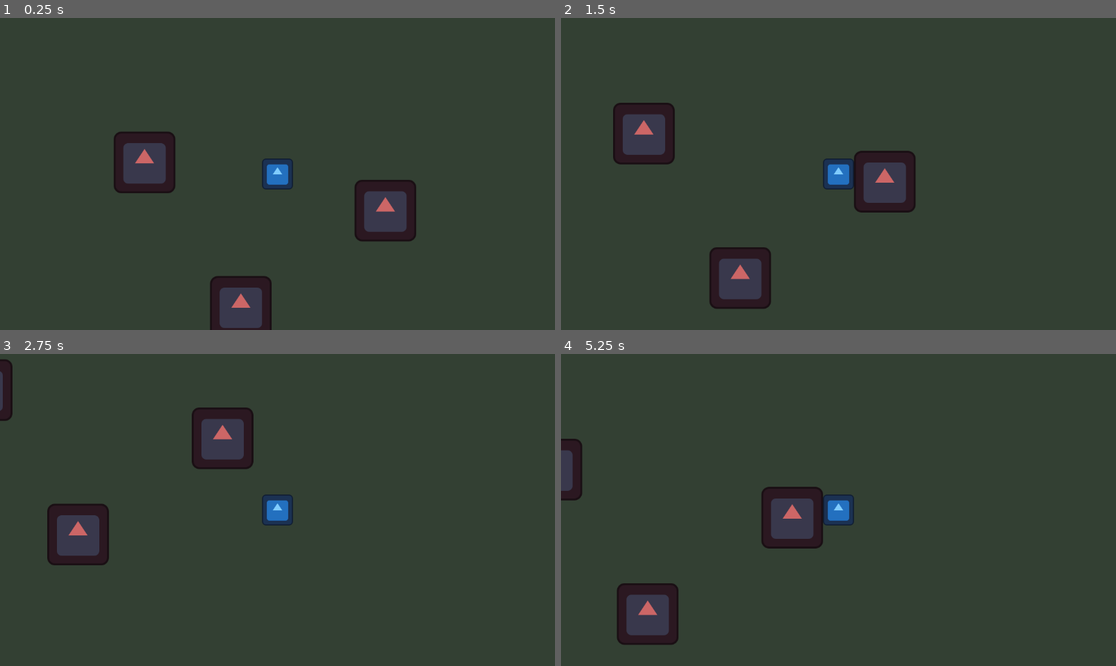
Above: before the commit, frames 1-4 (two rows, left to right).
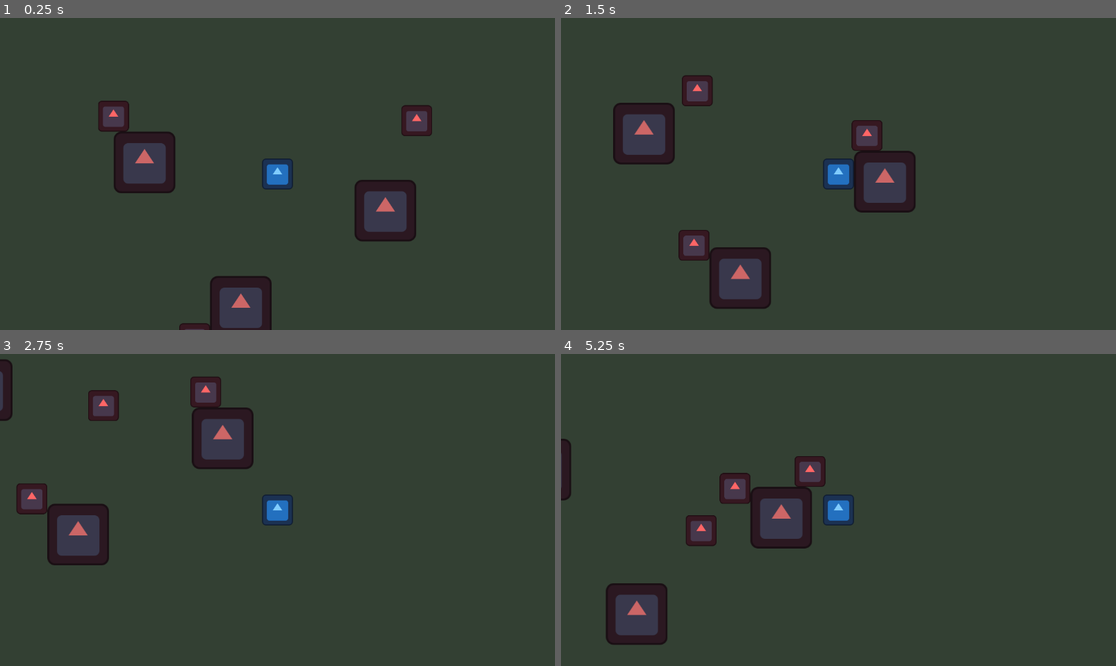
Above: after the commit, the same moments.

Repository: benjamintian2005/temp1
Game: Godot game, scene res://Maps/main.tscn
Two runs of this game, one before a commit and one after it. Both use one fixed random seed, a clock stepped at 60 frames per second and the inputs below. The engine's default icon, where the game draws it, is replaced by a stand-in: a white triangle on a blue panel in a dark square.
Inputs:
- Up to frame 1 (0.25 s): no input
- Up to frame 2 (1.5 s): hold Right (ui_right) 0.53-1.28 s; hold Down (ui_down) from 1.28 s (still down)
- Up to frame 3 (2.75 s): release Down (ui_down) at 2.03 s; hold Right (ui_right) from 2.03 s (still down)
- Up to frame 4 (5.25 s): release Right (ui_right) at 2.78 s; hold Up (ui_up) 2.78-3.53 s; hold Left (ui_left) 3.53-5.03 s; hold Down (ui_down) from 5.03 s (still down)

The runs differ from the first frame. In frame 1, 1.2% of the frame differs, in the area x 17-78%, y 26-100%; in frame 2, 1.6%; in frame 3, 1.6%; in frame 4, 4.9%, in the area x 0-48%, y 27-94%.

Commit message:
enemies v1

Diff:
--- a/Maps/main.tscn
+++ b/Maps/main.tscn
@@ -1,7 +1,8 @@
-[gd_scene load_steps=3 format=3 uid="uid://c5x3l4b6qhej3"]
+[gd_scene load_steps=4 format=3 uid="uid://c5x3l4b6qhej3"]
 
 [ext_resource type="PackedScene" path="res://Objects/player.tscn" id="1_a3xu4"]
 [ext_resource type="Texture2D" path="res://icon.svg" id="2_t45hs"]
+[ext_resource type="PackedScene" path="res://Objects/enemy.tscn" id="3_enemy"]
 
 [sub_resource type="RectangleShape2D" id="RectangleShape2D_yw3ds"]
 size = Vector2(128, 128)
@@ -53,3 +54,14 @@
 
 [node name="CollisionShape2D" type="CollisionShape2D" parent="Obstacles/Obstacle3"]
 shape = SubResource("RectangleShape2D_yw3ds")
+
+[node name="Enemies" type="Node2D" parent="."]
+
+[node name="Enemy1" parent="Enemies" instance=ExtResource("3_enemy")]
+position = Vector2(200, 200)
+
+[node name="Enemy2" parent="Enemies" instance=ExtResource("3_enemy")]
+position = Vector2(900, 200)
+
+[node name="Enemy3" parent="Enemies" instance=ExtResource("3_enemy")]
+position = Vector2(400, 700)
--- /dev/null
+++ b/Objects/enemy.tscn
@@ -0,0 +1,25 @@
+[gd_scene load_steps=5 format=3 uid="uid://b8j6xk2vwm3nn"]
+
+[ext_resource type="Script" path="res://Scripts/enemy.gd" id="1_enemy"]
+[ext_resource type="Texture2D" uid="uid://bl21whtm41hgh" path="res://icon.svg" id="2_enemy"]
+[ext_resource type="Script" path="res://Scripts/follow_player_behavior.gd" id="3_behavior"]
+
+[sub_resource type="RectangleShape2D" id="RectangleShape2D_enemy"]
+size = Vector2(64, 64)
+
+[sub_resource type="Resource" id="Resource_follow"]
+script = ExtResource("3_behavior")
+stop_distance = 10.0
+
+[node name="Enemy" type="CharacterBody2D"]
+script = ExtResource("1_enemy")
+speed = 150.0
+behavior = SubResource("Resource_follow")
+
+[node name="Sprite2D" type="Sprite2D" parent="."]
+modulate = Color(1, 0.4, 0.4, 1)
+scale = Vector2(0.5, 0.5)
+texture = ExtResource("2_enemy")
+
+[node name="CollisionShape2D" type="CollisionShape2D" parent="."]
+shape = SubResource("RectangleShape2D_enemy")
--- a/Objects/player.tscn
+++ b/Objects/player.tscn
@@ -6,7 +6,7 @@
 [sub_resource type="RectangleShape2D" id="RectangleShape2D_1st6g"]
 size = Vector2(64, 64)
 
-[node name="Player" type="CharacterBody2D"]
+[node name="Player" type="CharacterBody2D" groups=["player"]]
 script = ExtResource("1_xt6oh")
 
 [node name="Sprite2D" type="Sprite2D" parent="."]
--- /dev/null
+++ b/Scripts/enemy.gd
@@ -0,0 +1,28 @@
+extends CharacterBody2D
+
+# Movement speed in pixels per second
+@export var speed: float = 150.0
+
+# Reference to the behavior script (can be swapped at runtime)
+@export var behavior: EnemyBehavior = null
+
+# Reference to the player (set automatically)
+var player: CharacterBody2D = null
+
+func _ready() -> void:
+	# Find the player in the scene
+	player = get_tree().get_first_node_in_group("player")
+
+	# Initialize the behavior if it exists
+	if behavior:
+		behavior.initialize(self)
+
+func _physics_process(delta: float) -> void:
+	# Let the behavior decide the movement direction
+	if behavior and player:
+		var direction = behavior.get_movement_direction(self, player, delta)
+		velocity = direction * speed
+		move_and_slide()
+	else:
+		# No behavior = no movement
+		velocity = Vector2.ZERO
--- /dev/null
+++ b/Scripts/enemy_behavior.gd
@@ -0,0 +1,16 @@
+extends Resource
+class_name EnemyBehavior
+
+# Base class for all enemy behaviors
+# Override these methods in child classes to create different behaviors
+
+# Called when the enemy is initialized
+func initialize(enemy: CharacterBody2D) -> void:
+	pass
+
+# Returns the direction the enemy should move
+# Return Vector2.ZERO for no movement
+# enemy: the enemy this behavior is controlling
+# player: the player target
+func get_movement_direction(enemy: CharacterBody2D, player: CharacterBody2D, delta: float) -> Vector2:
+	return Vector2.ZERO
--- /dev/null
+++ b/Scripts/follow_player_behavior.gd
@@ -0,0 +1,20 @@
+extends EnemyBehavior
+class_name FollowPlayerBehavior
+
+# Minimum distance to maintain from player (to avoid jittering)
+@export var stop_distance: float = 10.0
+
+func get_movement_direction(enemy: CharacterBody2D, player: CharacterBody2D, delta: float) -> Vector2:
+	if not player or not enemy:
+		return Vector2.ZERO
+
+	# Calculate direction to player
+	var direction = player.global_position - enemy.global_position
+	var distance = direction.length()
+
+	# Stop if close enough to avoid jittering
+	if distance < stop_distance:
+		return Vector2.ZERO
+
+	# Normalize to get unit direction
+	return direction.normalized()
Not shown, added: Scripts/enemy.gd.uid
Not shown, added: Scripts/enemy_behavior.gd.uid
Not shown, added: Scripts/follow_player_behavior.gd.uid
